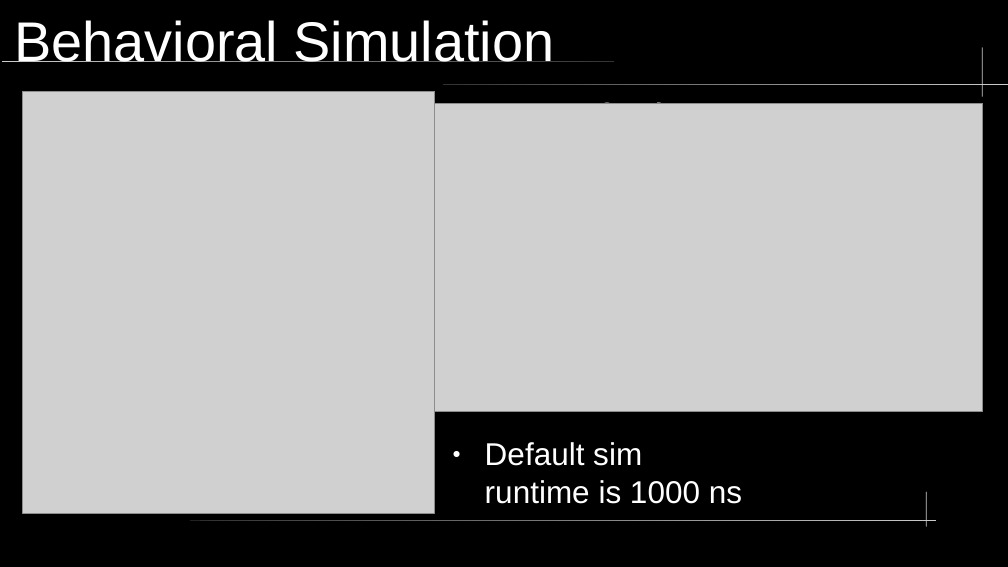
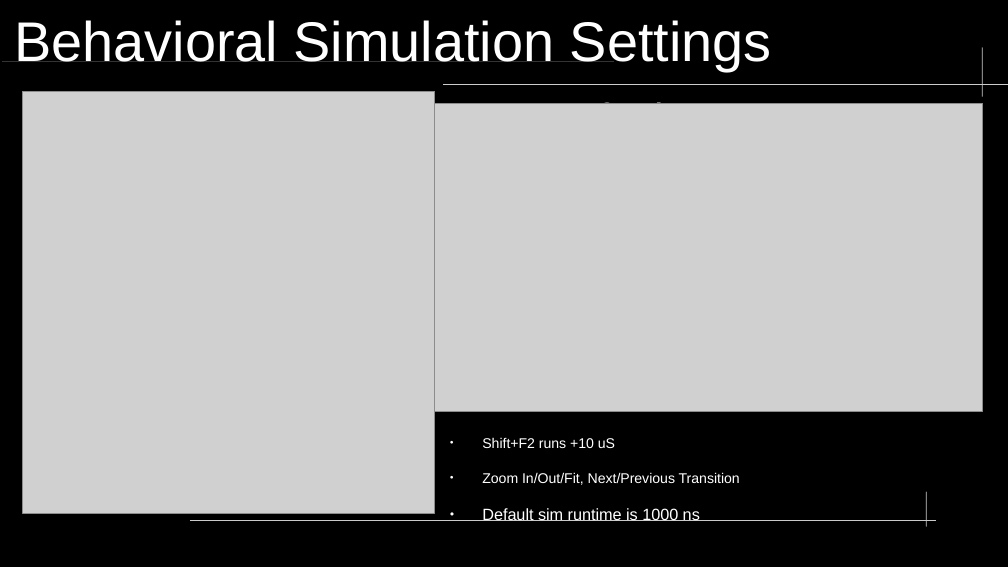
Before and after one commit to neiderm/retro_comp_fpga, a slide deck: slide 5 of docs/soc_t80_vga_tb.odp (slide 6 before the commit). Drawn at 1008x567 pixels with LibreOffice and Linux fonts; fonts in the diff are those of the drawing; grey boxes stand for pictures; background and template pictures are left out. Boxes give left, top, right and bottom in pixels: in the first picture for what was removed or moved away, otherwise in the second. Text is boxed around its words. In the diff, an @@ line names an element or a change of style, - is before the commit and + after.

```diff
--- a/docs/soc_t80_vga_tb.odp
+++ b/docs/soc_t80_vga_tb.odp
@@ title at bbox=[14, 20, 772, 71]: text changed @@
-Behavioral Simulation
+Behavioral Simulation Settings
@@ text at bbox=[482, 437, 740, 485]: paragraphs added @@
+● Shift+F2 runs +10 uS
+● Zoom In/Out/Fit, Next/Previous Transition
@@ text at bbox=[482, 508, 700, 521]: size 24.8 to 12.8 pt in "Default sim runtime is 1000 ns" @@
```
Also in this commit, not shown: 3 other slides changed, 3 slides added, 5 slides removed, 5 other files.
